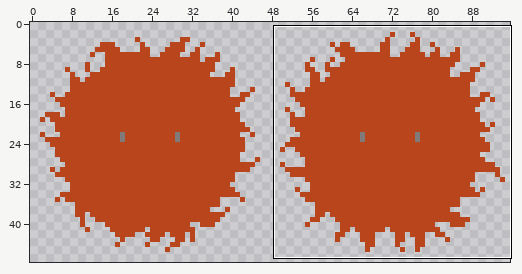
File history of a sprite sheet, save-the-hangman/bichitos/bichito_cabron.png. The first picture is a wide view before the edit; the outline marks the close-up.
Close-up. The starting point:
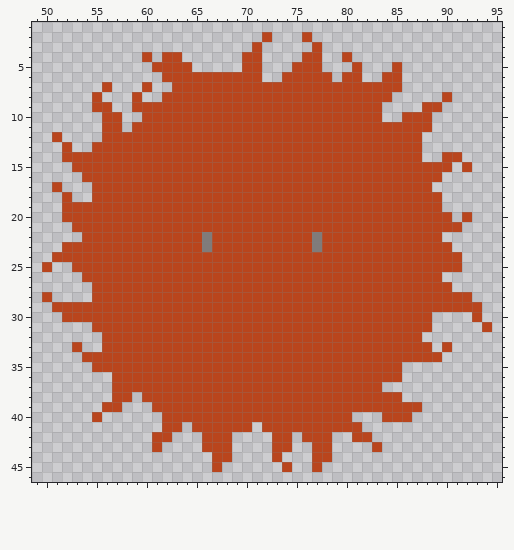
The file is 96x48 pixels. Shown: x 49..95, y 1..46. The commit also changed other parts of the picture, which this record leaves out.
Now the later version:
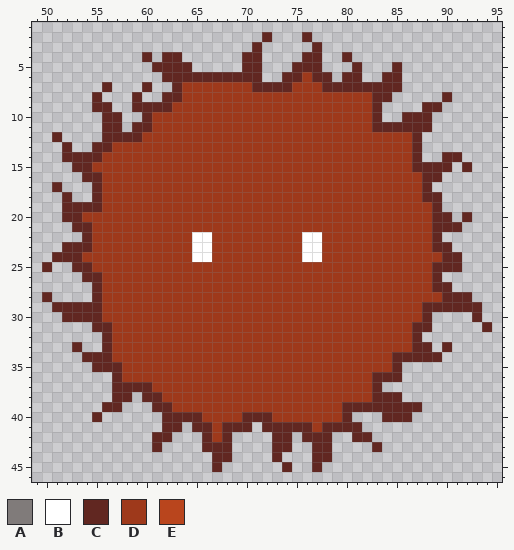
Palette (. is transparent): A #807b7a  B #ffffff  C #612721  D #9e391b  E #b9451d
The edit:
Changed rows in their new state; - is an unchanged pixel.
first column x 50:
 2 ----------------------C---C------------------
 3 ---------------------C-----C-----------------
 4 ----------C-CC------CC----CC--C--------------
 5 -----------CCCC-----CC---CCC---C---C---------
 6 ------------CCCCCCCCCC--CCDCC-CC--CC---------
 7 ------C---C--CDDDDDDDCCCCDDDCCCCCCCC---------
 8 -----C---C--CCDDDDDDDDDDDDDDDDDDDCC-----C----
 9 -----CC--CCCCDDDDDDDDDDDDDDDDDDDDC----CC-----
10 ------CC--CDDDDDDDDDDDDDDDDDDDDDDC--CCC------
11 ------CC-CCDDDDDDDDDDDDDDDDDDDDDDCCCCCC------
12 -C----CCCCDDDDDDDDDDDDDDDDDDDDDDDDDDDC-------
13 --C--CCDDDDDDDDDDDDDDDDDDDDDDDDDDDDDDC-------
14 --CCCCDDDDDDDDDDDDDDDDDDDDDDDDDDDDDDDC--CC---
15 ---CCDDDDDDDDDDDDDDDDDDDDDDDDDDDDDDDDCCCC-C--
16 ----CCDDDDDDDDDDDDDDDDDDDDDDDDDDDDDDDDCC-----
17 -C---CDDDDDDDDDDDDDDDDDDDDDDDDDDDDDDDDC------
18 --C--CDDDDDDDDDDDDDDDDDDDDDDDDDDDDDDDDCC-----
19 --CCCCDDDDDDDDDDDDDDDDDDDDDDDDDDDDDDDDDC-----
20 --CCDDDDDDDDDDDDDDDDDDDDDDDDDDDDDDDDDDDCC-C--
21 ---CCDDDDDDDDDDDDDDDDDDDDDDDDDDDDDDDDDDCCC---
22 ----CDDDDDDDDDDBBDDDDDDDDDBBDDDDDDDDDDDC-----
23 --CCCDDDDDDDDDDBBDDDDDDDDDBBDDDDDDDDDDDCC----
24 -CCCDDDDDDDDDDDBBDDDDDDDDDBBDDDDDDDDDDDDCC---
25 C--CCDDDDDDDDDDDDDDDDDDDDDDDDDDDDDDDDDDCCC---
26 ----CCDDDDDDDDDDDDDDDDDDDDDDDDDDDDDDDDDC-----
27 -----CDDDDDDDDDDDDDDDDDDDDDDDDDDDDDDDDDCC----
28 C----CDDDDDDDDDDDDDDDDDDDDDDDDDDDDDDDDDDCCC--
29 -CCCCCDDDDDDDDDDDDDDDDDDDDDDDDDDDDDDDDCCCCCC-
30 --CCCCDDDDDDDDDDDDDDDDDDDDDDDDDDDDDDDDC----C-
31 -----CCDDDDDDDDDDDDDDDDDDDDDDDDDDDDDDCC-----C
32 ------CDDDDDDDDDDDDDDDDDDDDDDDDDDDDDDC-------
33 ---C--CDDDDDDDDDDDDDDDDDDDDDDDDDDDDDDCC-C----
34 ----CCCDDDDDDDDDDDDDDDDDDDDDDDDDDDDCCCCC-----
35 -----CCCDDDDDDDDDDDDDDDDDDDDDDDDDDDC---------
36 -------CDDDDDDDDDDDDDDDDDDDDDDDDDCCC---------
37 -------CCCCDDDDDDDDDDDDDDDDDDDDDDC-----------
38 -------CC-CCDDDDDDDDDDDDDDDDDDDDDCCC---------
39 ------CC---CCDDDDDDDDDDDDDDDDDCCCCCCCC-------
40 -----C------CCCCDDDDCCCDDDDDDDC---CCC--------
41 ------------CC-CCDCCC-CCCCCDCCCC-------------
42 -----------CC---CDC----CC-CCC--CC------------
43 -----------C----CCC----CC--CC----C-----------
44 -----------------CC----C---CC----------------
45 -----------------C------C--C-----------------
Changed places in both close-ups, as pixel boxes (x1, y1, x2, y2):
changed: (42, 32, 492, 472)
